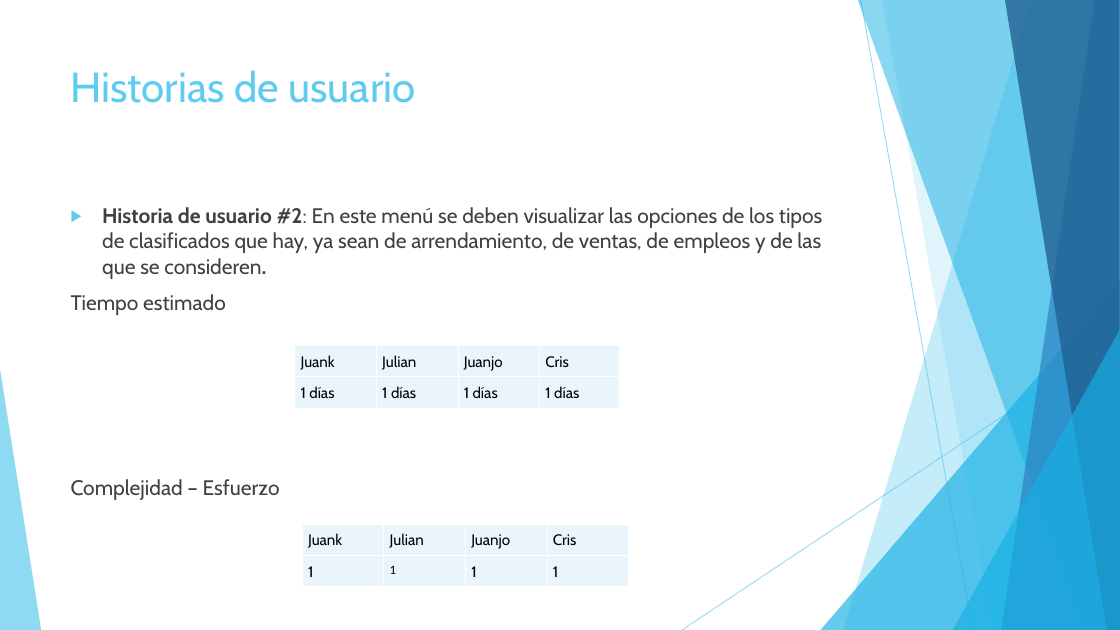
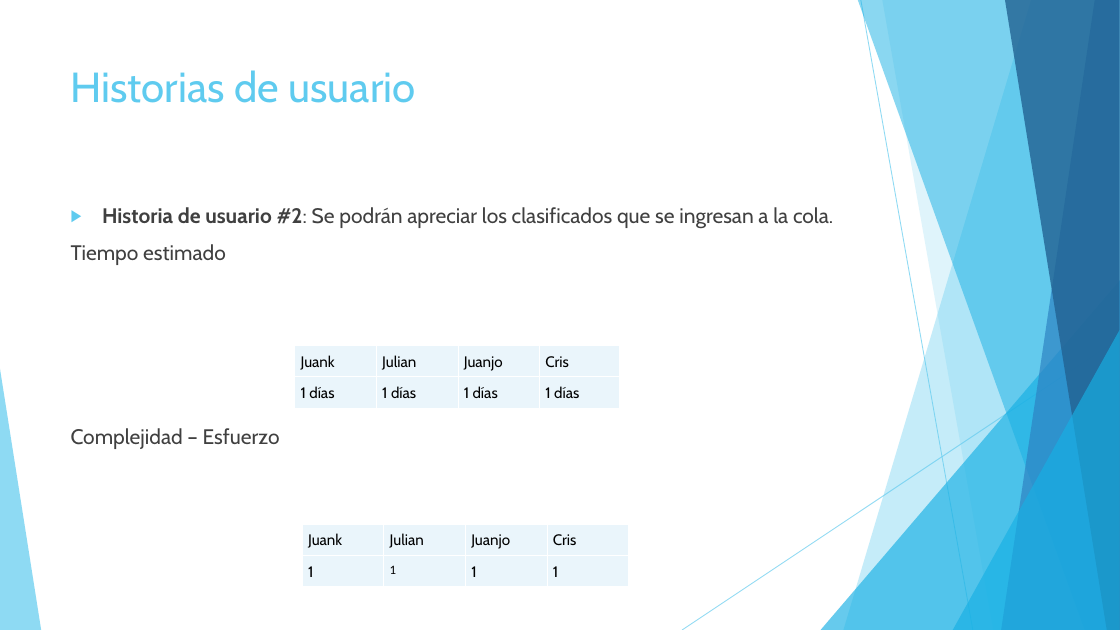
Before and after one commit to Vampiro20111/clasificados, a slide deck: slide 8 of Clasificados.pptx (slide 6 before the commit). Drawn at 1120x630 pixels with LibreOffice and Linux fonts; fonts in the diff are those of the drawing. Boxes give left, top, right and bottom in pixels: in the first picture for what was removed or moved away, otherwise in the second. Text is boxed around its words. In the diff, an @@ line names an element or a change of style, - is before the commit and + after.

```diff
--- a/Clasificados.pptx
+++ b/Clasificados.pptx
@@ text at (102,207,833,228): text changed @@
-▶ Historia de usuario #2: En este menú se deben visualizar las opciones de los tipos de clasificados que hay, ya sean de arrendamiento, de ventas, de empleos y de las que se consideren.
+▶ Historia de usuario #2: Se podrán apreciar los clasificados que se ingresan a la cola.
```
Also in this commit, not shown: 5 other slides changed, 5 slides added, 4 slides removed.
